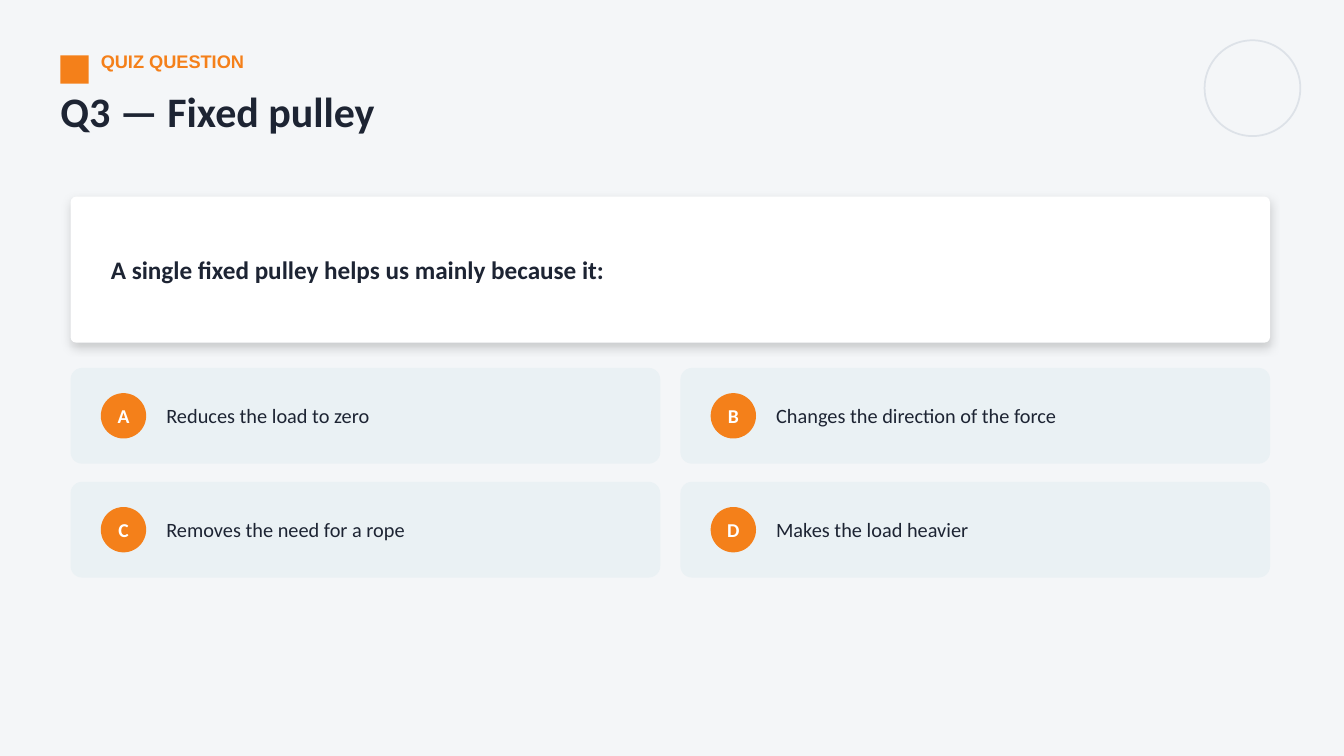
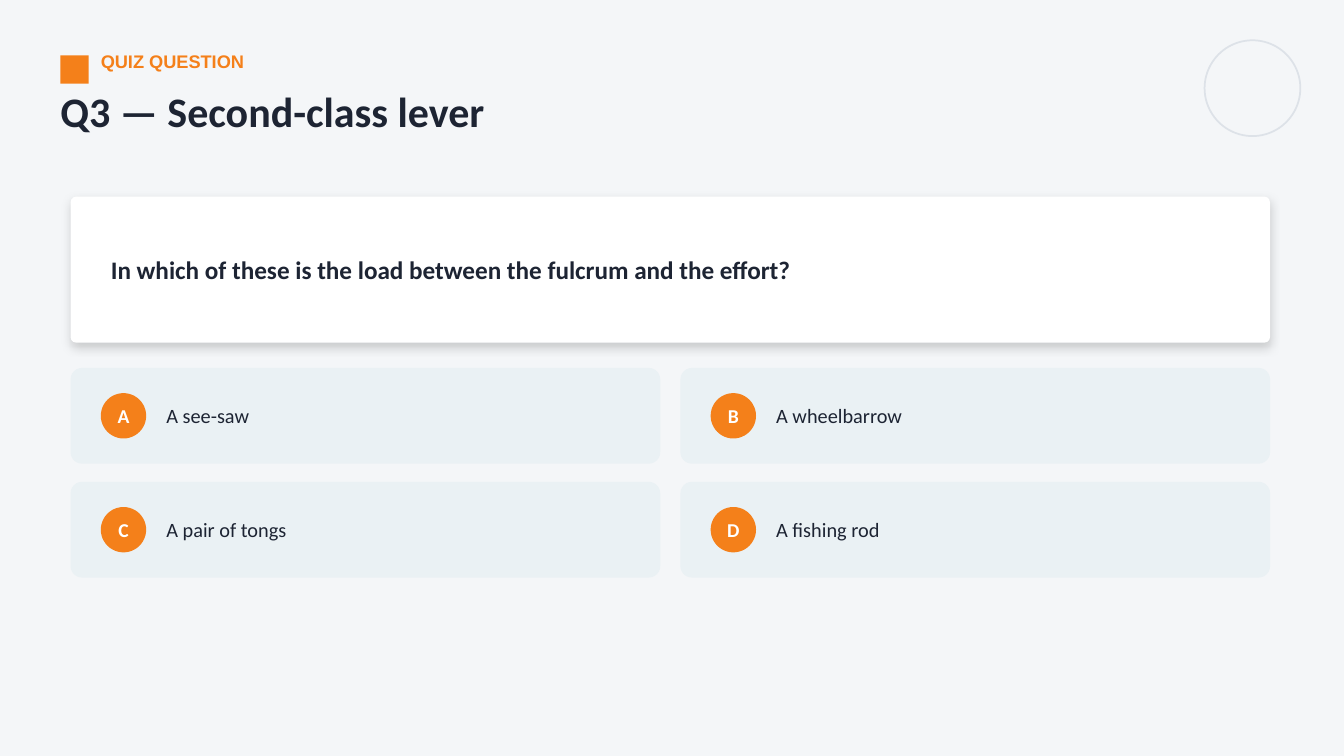
Before and after one commit to parmeshwars2911/MyFirstAR, a slide deck: slide 40 of ppt/MH_Grade06/MH06_S31_Simple_Machines.pptx (slide 26 before the commit). Drawn at 1344x756 pixels with LibreOffice and Linux fonts; fonts in the diff are those of the drawing. Boxes give left, top, right and bottom in pixels: in the first picture for what was removed or moved away, otherwise in the second. Text is boxed around its words. In the diff, an @@ line names an element or a change of style, - is before the commit and + after.

```diff
--- a/ppt/MH_Grade06/MH06_S31_Simple_Machines.pptx
+++ b/ppt/MH_Grade06/MH06_S31_Simple_Machines.pptx
@@ text at [60,97,485,133]: text changed @@
-Q3 — Fixed pulley
+Q3 — Second-class lever
@@ text at [111,261,790,279]: text changed @@
-A single fixed pulley helps us mainly because it:
+In which of these is the load between the fulcrum and the effort?
@@ text at [166,410,249,423]: text changed @@
-Reduces the load to zero
+A see-saw
@@ text at [776,409,902,423]: text changed @@
-Changes the direction of the force
+A wheelbarrow
@@ text at [166,523,286,541]: text changed @@
-Removes the need for a rope
+A pair of tongs
@@ text at [776,523,879,541]: text changed @@
-Makes the load heavier
+A fishing rod
```
Also in this commit, not shown: 7 other slides changed, 14 slides added, 6 other files.
